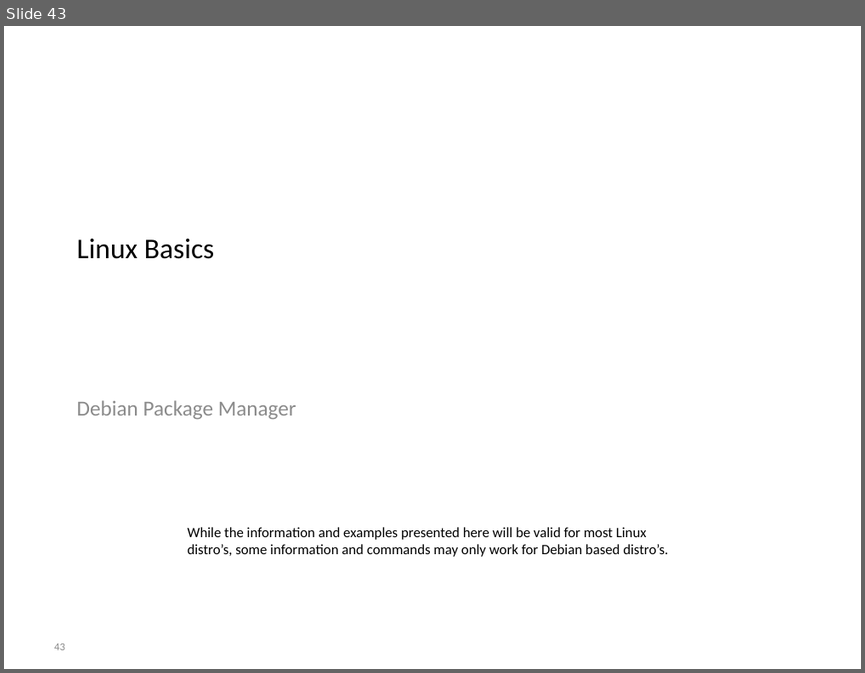
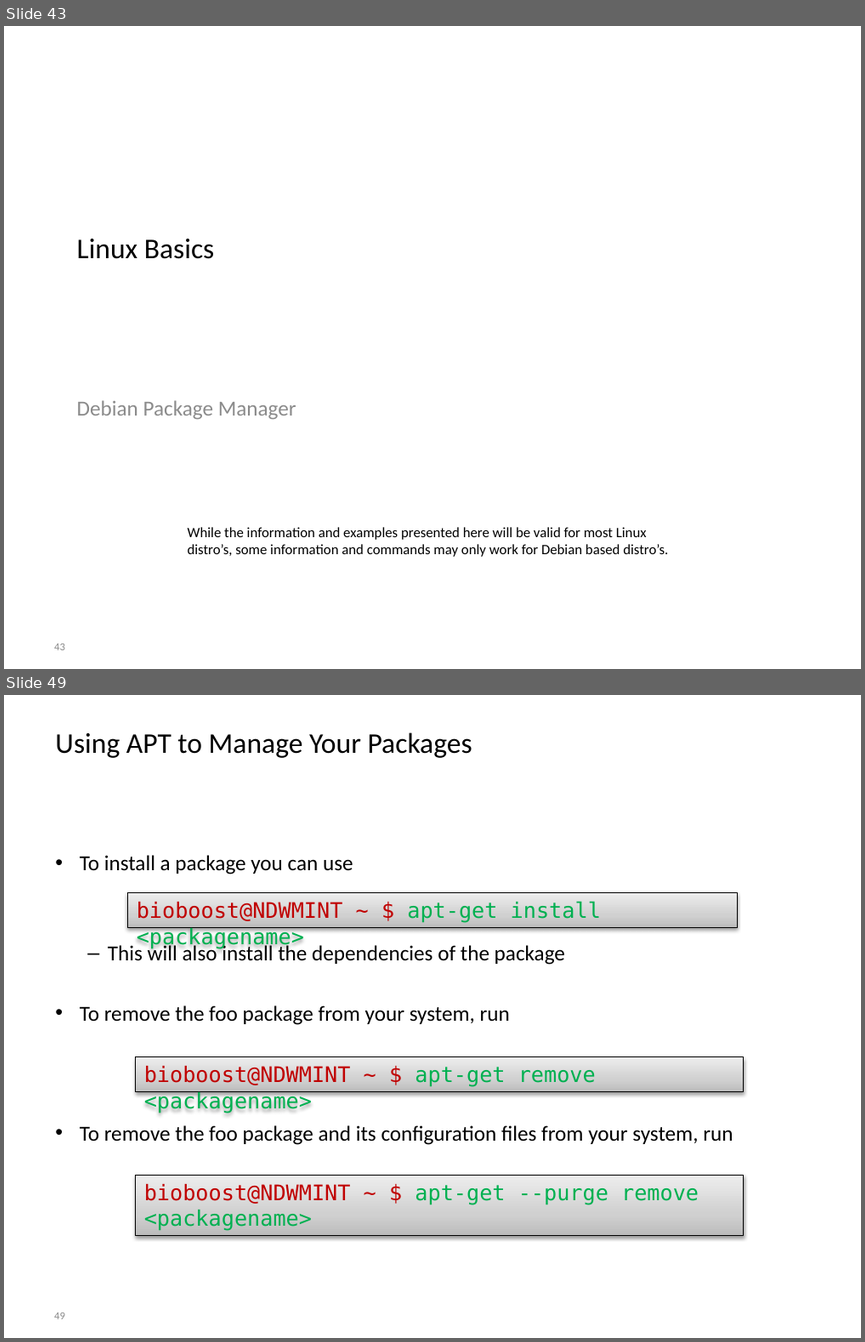
Before and after one commit to BioBoost/multimediatechnieken, a slide deck: slides/introduction_to_linux.pptx. Shown one above the other, each under a label of ours: slide 43 before the commit, slides 43 and 49 after it; the slides between them are not shown. The pictures are 865x673 and 865x1342 pixels, drawn with LibreOffice and Linux fonts; fonts in the diff are those of the drawing; background and template pictures are left out. Boxes give left, top, right and bottom in pixels: in the first picture for what was removed or moved away, otherwise in the second. Text is boxed around its words. In the diff, an @@ line names an element or a change of style, - is before the commit and + after.

Commit message:
Add slides on apt-get and package managers

```diff
--- a/slides/introduction_to_linux.pptx
+++ b/slides/introduction_to_linux.pptx
@@ slide 49 added at bbox=[4, 695, 861, 1338], background picture (left out) @@
@@ title added at bbox=[55, 732, 472, 758], 24 pt, text #000000 @@
+Using APT to Manage Your Packages
@@ text added at bbox=[80, 855, 732, 1145], 18 pt, text #000000 @@
+• To install a package you can use
+  – This will also install the dependencies of the package
+• To remove the foo package from your system, run
+• To remove the foo package and its configuration files from your system, run
@@ rectangle added at bbox=[128, 893, 738, 927], fill gradient #BDBDBD to #D1D1D1 to #EEEEEE, outline #000000 0.75 pt, 18 pt, text #00B050 @@
+bioboost@NDWMINT ~ $ apt-get install <packagename>
@@ rectangle added at bbox=[136, 1056, 744, 1091], fill gradient #BDBDBD to #D1D1D1 to #EEEEEE, outline #000000 0.75 pt, 18 pt, text #00B050 @@
+bioboost@NDWMINT ~ $ apt-get remove <packagename>
@@ rectangle added at bbox=[136, 1174, 744, 1236], fill gradient #BDBDBD to #D1D1D1 to #EEEEEE, outline #000000 0.75 pt, 18 pt, text #00B050 @@
+bioboost@NDWMINT ~ $ apt-get --purge remove <packagename>
@@ page number added at bbox=[54, 1312, 65, 1319], 9 pt, text #8C8C8C @@
+49
```
Also in this commit, not shown: 9 other slides added, 1 other file.
